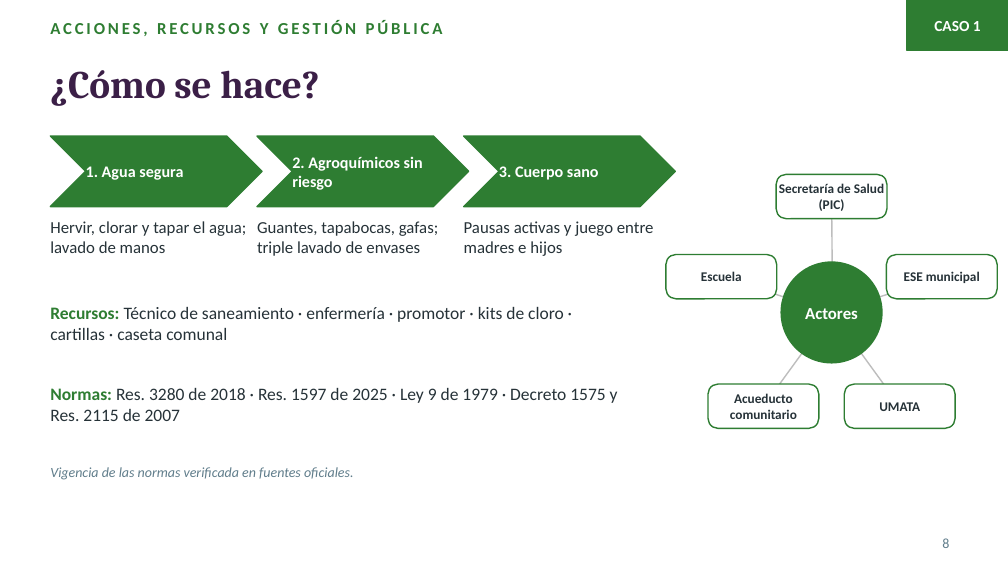
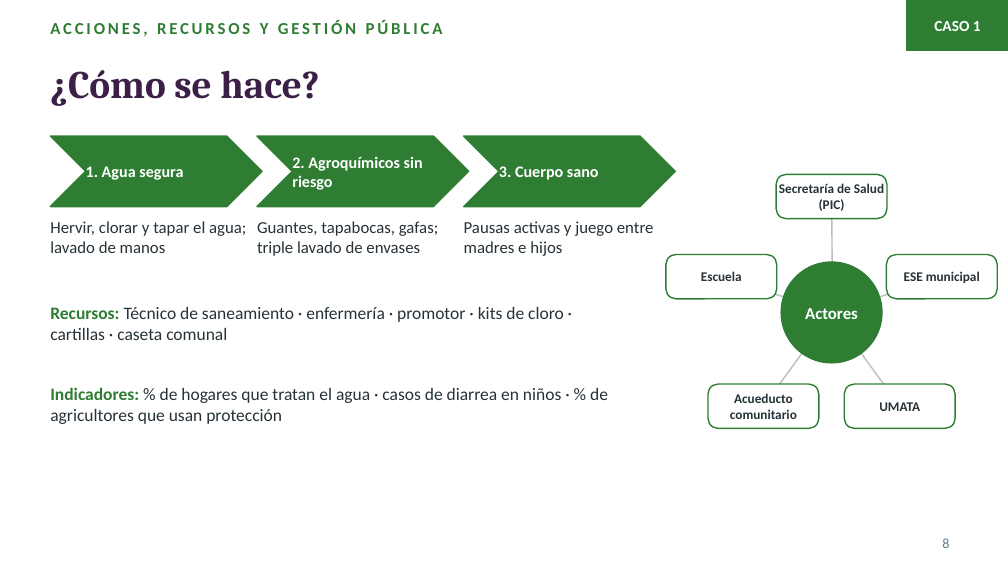
Before and after one commit to leyezminvari-tech/ESPECIALIZACI-N-, a slide deck: slide 8 of Actividades/Semana8_Presentacion_Canva.pptx. Drawn at 1008x567 pixels with LibreOffice and Linux fonts; fonts in the diff are those of the drawing. Boxes give left, top, right and bottom in pixels: in the first picture for what was removed or moved away, otherwise in the second. Text is boxed around its words. In the diff, an @@ line names an element or a change of style, - is before the commit and + after.

```diff
--- a/Actividades/Semana8_Presentacion_Canva.pptx
+++ b/Actividades/Semana8_Presentacion_Canva.pptx
@@ text at (x1=50, y1=387, x2=608, y2=424): text changed @@
-Normas: Res. 3280 de 2018 · Res. 1597 de 2025 · Ley 9 de 1979 · Decreto 1575 y Res. 2115 de 2007
+Indicadores: % de hogares que tratan el agua · casos de diarrea en niños · % de agricultores que usan protección
@@ text removed at (x1=50, y1=467, x2=353, y2=480) @@
-Vigencia de las normas verificada en fuentes oficiales.
```
Also in this commit, not shown: 13 other slides changed, 3 slides added, 2 other files.
